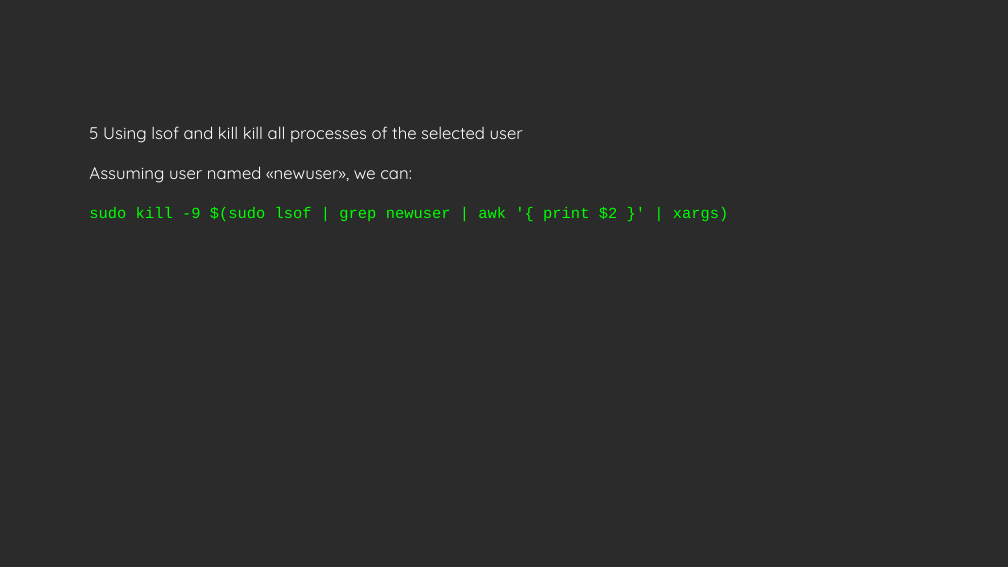
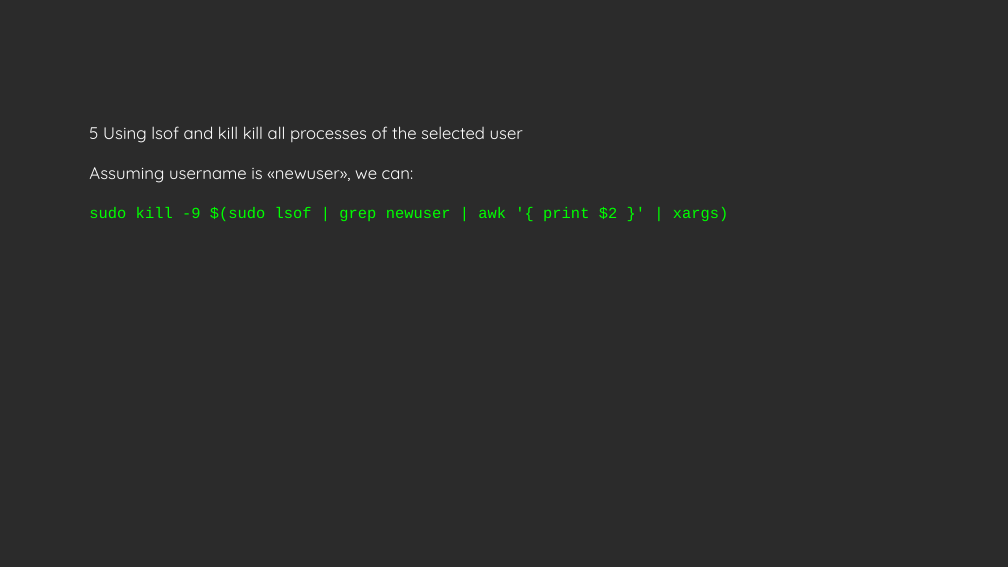
Before and after one commit to cpjs0000/Lab_DevOps_School_1_HomeWorks, a slide deck: slide 4 of 1_linux/hw_linux_2_basic_monitoring_memory_LA.odp. Drawn at 1008x567 pixels with LibreOffice and Linux fonts; fonts in the diff are those of the drawing; background and template pictures are left out; a plain dark background stands for a picture behind light text. Boxes give left, top, right and bottom in pixels: in the first picture for what was removed or moved away, otherwise in the second. Text is boxed around its words. In the diff, an @@ line names an element or a change of style, - is before the commit and + after.

```diff
--- a/1_linux/hw_linux_2_basic_monitoring_memory_LA.odp
+++ b/1_linux/hw_linux_2_basic_monitoring_memory_LA.odp
@@ text at (x1=89, y1=167, x2=414, y2=183): text changed @@
-Assuming user named «newuser», we can:
+Assuming username is «newuser», we can:
```
Also in this commit, not shown: 1 other slide changed, 2 other files.
